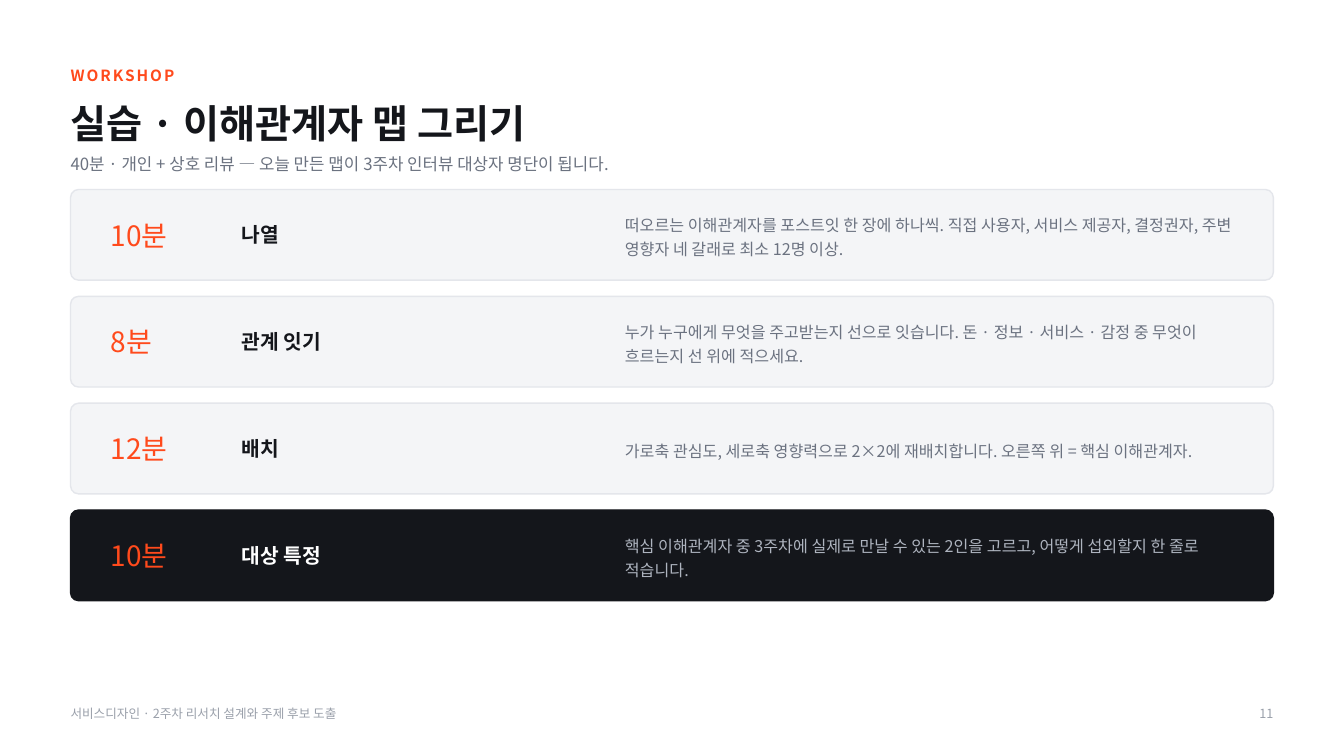
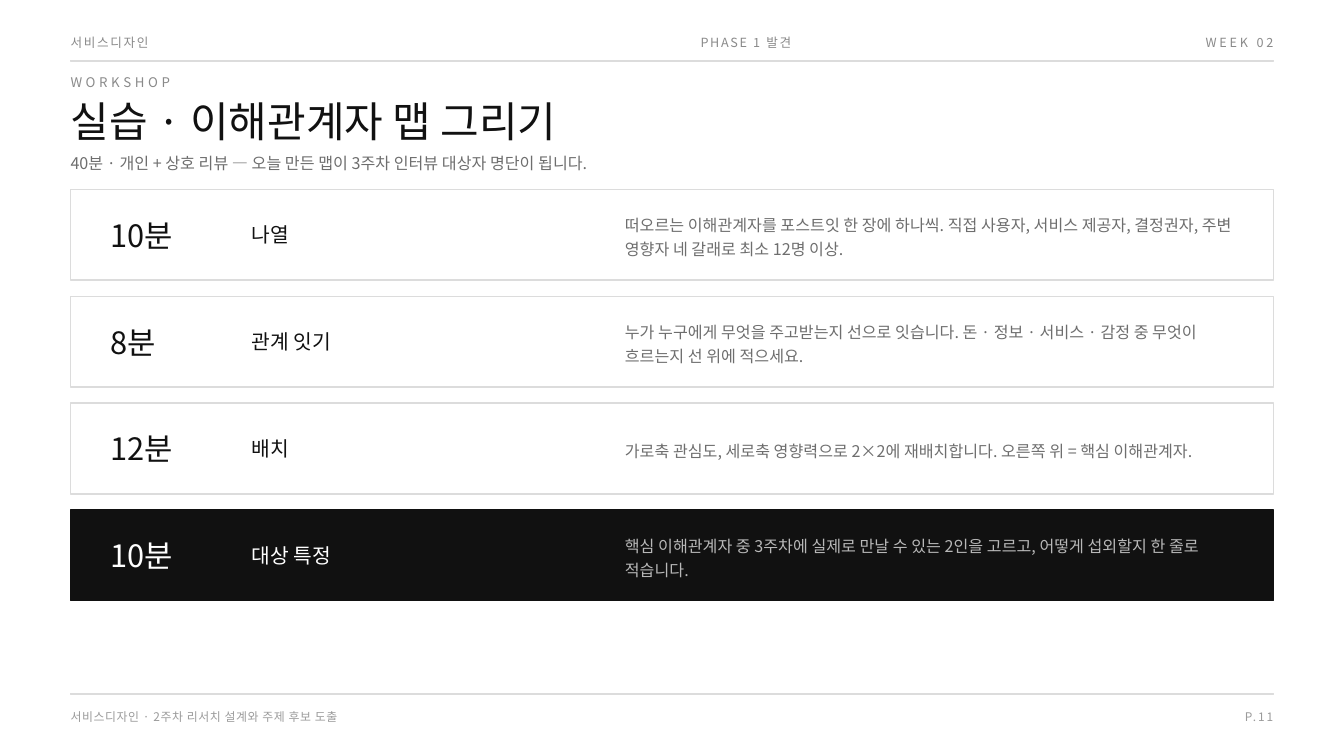
Before and after one commit to design-eng/MIN.D, a slide deck: slide 15 of dist/weeks/서비스디자인_02주차_리서치설계.pptx. Drawn at 1344x756 pixels with LibreOffice and Linux fonts; fonts in the diff are those of the drawing. Boxes give left, top, right and bottom in pixels: in the first picture for what was removed or moved away, otherwise in the second. Text is boxed around its words. In the diff, an @@ line names an element or a change of style, - is before the commit and + after.

```diff
--- a/dist/weeks/서비스디자인_02주차_리서치설계.pptx
+++ b/dist/weeks/서비스디자인_02주차_리서치설계.pptx
@@ text added at <box>71,36,149,48</box>, 9 pt, text #8A8A8A @@
+서비스디자인
@@ text added at <box>701,37,791,48</box>, 9 pt, text #8A8A8A @@
+PHASE 1 발견
@@ text added at <box>1206,38,1274,47</box>, 9 pt, text #8A8A8A @@
+WEEK 02
@@ text "WORKSHOP": place and size @@
-text "WORKSHOP" at <box>71,69,175,81</box>
+text "WORKSHOP" at <box>71,77,171,87</box>
@@ text "WORKSHOP" at <box>71,77,171,87</box>: size 11 to 9.5 pt, text colour #FF4A1C to #8A8A8A, letter spacing 1.4 to 2.6 pt, bold off @@
@@ rectangle added at <box>71,60,1273,62</box>, fill #DCDCDC, outline #DCDCDC 1 pt @@
@@ text "실습 · 이해관계자 맵 그리기" at <box>71,102,557,141</box>: size 28 to 30 pt, text colour #14161B to #111111, bold off @@
@@ text "40분 · 개인 + 상호 ..." at <box>71,155,587,171</box>: size 12 to 11.5 pt, text colour #6B7280 to #6E6E6E @@
@@ rectangle at <box>71,190,1273,280</box>: rounded rectangle to rectangle; fill #F4F5F7 to #FFFFFF; outline #E4E6EB 1 pt to #DCDCDC 1 pt @@
@@ rounded rectangle removed at <box>71,190,1273,280</box> @@
@@ 3 rectangles: place and size @@
-3 rectangles at <box>71,296,1273,601</box>
+3 rectangles at <box>71,190,1273,494</box>
@@ rectangle at <box>71,296,1273,387</box>: rounded rectangle to rectangle; fill #F4F5F7 to #FFFFFF; outline #E4E6EB 1 pt to #DCDCDC 1 pt @@
@@ rectangle at <box>71,403,1273,494</box>: rounded rectangle to rectangle; fill #14161B to #FFFFFF; outline #14161B 1 pt to #DCDCDC 1 pt @@
@@ size 20 to 22 pt, text colour #FF4A1C to #111111 in 3 elements at <box>111,222,173,249</box>, <box>111,329,156,356</box>, <box>111,435,173,462</box> @@
@@ text colour #14161B to #111111, bold off in 3 elements at <box>252,225,289,244</box>, <box>252,332,331,351</box>, <box>252,439,289,458</box> @@
@@ text colour #6B7280 to #6E6E6E in 3 elements at <box>625,217,1232,257</box>, <box>625,324,1197,363</box>, <box>625,443,1193,460</box> @@
@@ rectangle added at <box>71,510,1273,601</box>, fill #111111, outline #111111 1 pt @@
@@ text "10분" at <box>111,542,173,569</box>: size 20 to 22 pt, text colour #FF4A1C to #FFFFFF @@
@@ 4 texts: place and size @@
-4 texts at <box>242,225,321,565</box>
+4 texts at <box>252,225,331,565</box>
@@ text "대상 특정" at <box>252,546,331,565</box>: bold off @@
@@ text "서비스디자인 · 2주차 리서치 설계와 ..." at <box>71,711,337,722</box>: size 9 to 8.5 pt, text colour #9AA0AA to #9B9B9B, letter spacing 0 to 0.4 pt @@
@@ rectangle added at <box>71,694,1273,695</box>, fill #DCDCDC, outline #DCDCDC 1 pt @@
@@ text at <box>1245,712,1256,721</box>: text changed; size 9 to 8.5 pt; text colour #9AA0AA to #9B9B9B @@
-11
+P.11
```
Also in this commit, not shown: 16 other slides changed, 19 other files.
